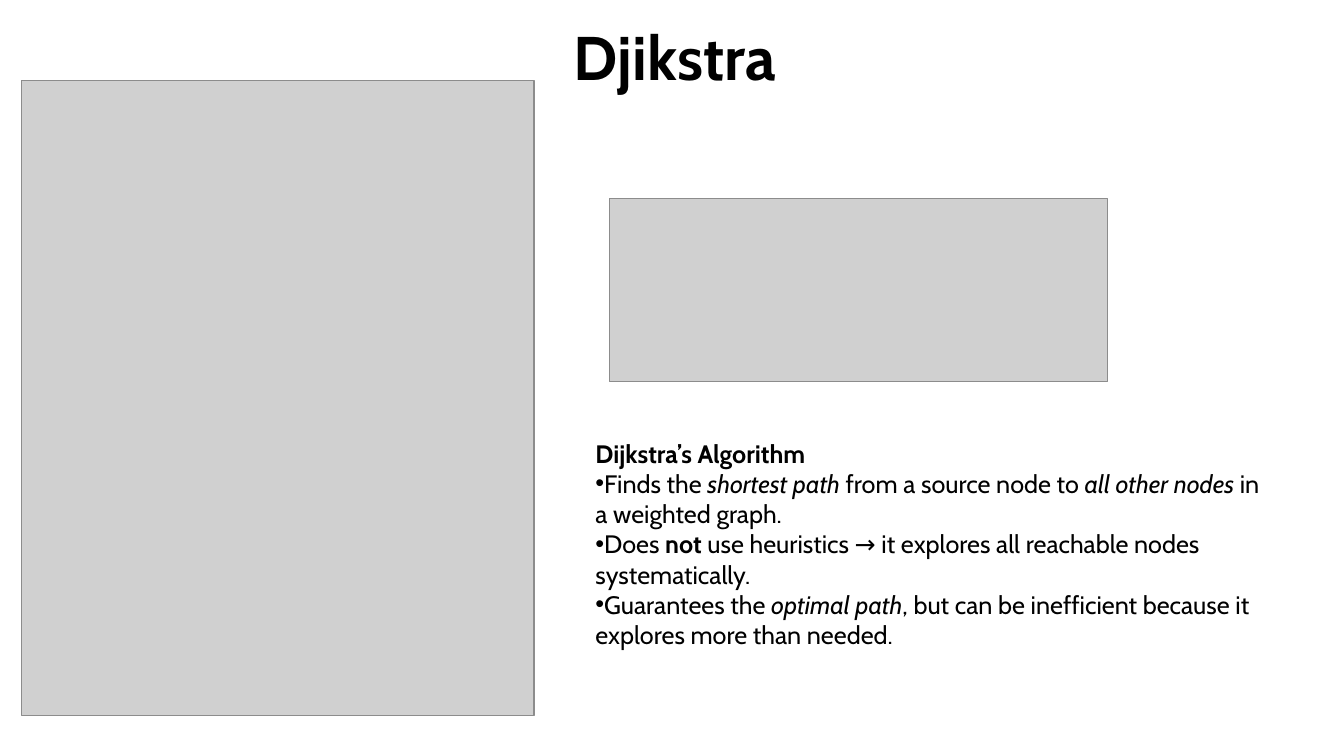
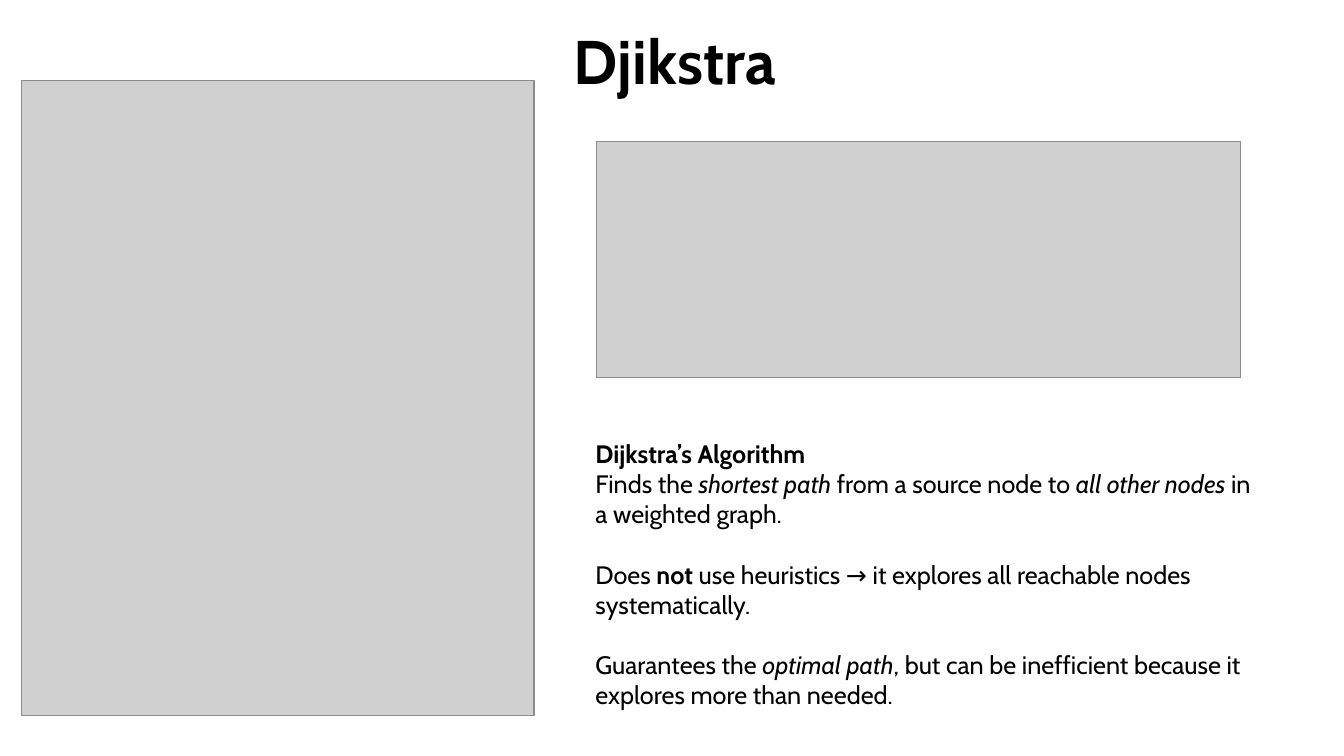
Before and after one commit to miguecrea/GOAP_RETAKE_PART_2, a slide deck: slide 17 of GPP_ZombieAI_Lozano_Miguel_2DAE10.pptx. Drawn at 1344x756 pixels with LibreOffice and Linux fonts; fonts in the diff are those of the drawing; grey boxes stand for pictures. Boxes give left, top, right and bottom in pixels: in the first picture for what was removed or moved away, otherwise in the second. Text is boxed around its words. In the diff, an @@ line names an element or a change of style, - is before the commit and + after.

```diff
--- a/GPP_ZombieAI_Lozano_Miguel_2DAE10.pptx
+++ b/GPP_ZombieAI_Lozano_Miguel_2DAE10.pptx
@@ text "Djikstra" moved from (x1=574, y1=33, x2=776, y2=95) to (x1=574, y1=37, x2=776, y2=98) @@
@@ picture resized from (x1=609, y1=199, x2=1108, y2=382) to (x1=597, y1=141, x2=1241, y2=378) @@
@@ text at (x1=595, y1=474, x2=1250, y2=710): bullet • to none @@
```
Also in this commit, not shown: 9 other slides changed, 3 slides added, 4 slides removed, 2 other files.
